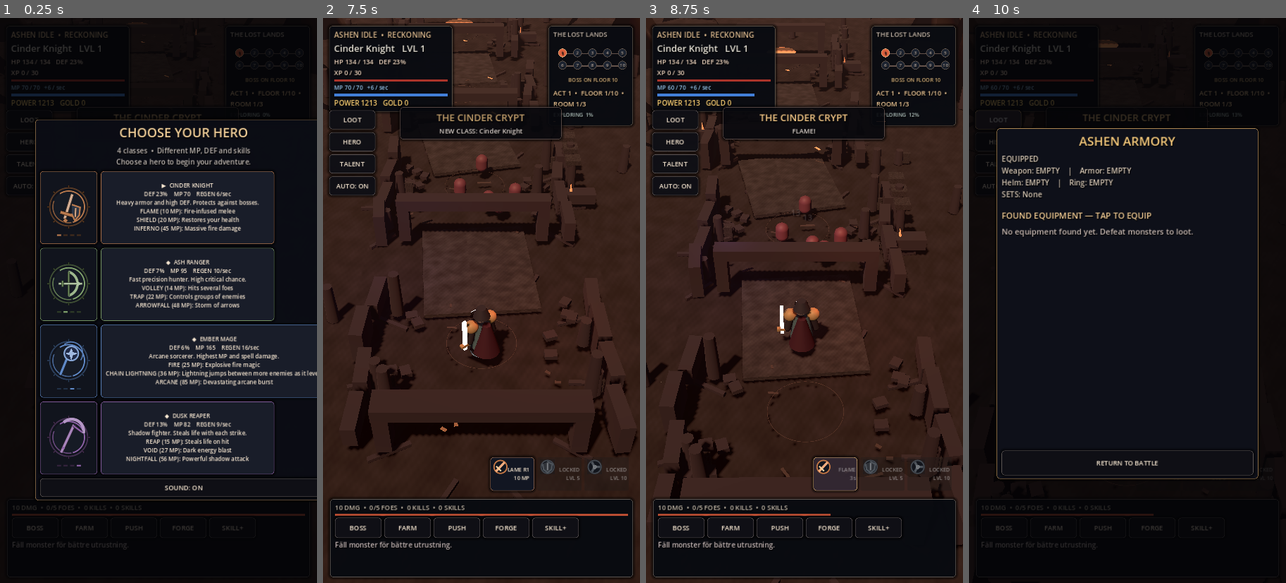
Above: before the commit, frames 1-4 (left to right).
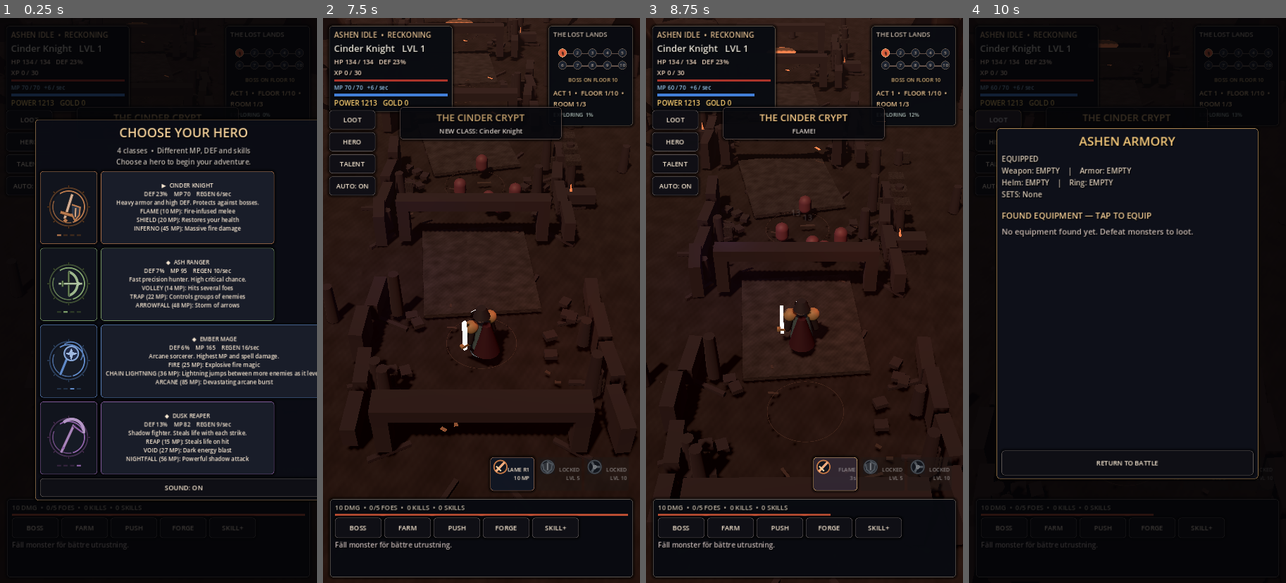
Above: after the commit, the same moments.

Repository: bananofil-wq/AshenIdle
Game: Godot game, scene res://scenes/main.tscn
Two runs of this game, one before a commit and one after it. Both use one fixed random seed, a clock stepped at 60 frames per second and the inputs below.
Inputs:
- Up to frame 1 (0.25 s): no input
- Up to frame 2 (7.5 s): click "LOOT" at 0.5 s; click "HERO" at 1.25 s; click "TALENT" at 2 s; click "AUTO: ON" at 2.75 s; click "BOSS" at 3.5 s; click "FARM" at 4.25 s; click "PUSH" at 5 s; click "FORGE" at 5.75 s; click "SKILL+" at 6.5 s; click "▶ CINDER KNIGHT DEF 23% MP 70…" at 7.25 s
- Up to frame 3 (8.75 s): click "FLAME R1 10 MP" at 8 s
- Up to frame 4 (10 s): click "LOOT" at 8.75 s; click "HERO" at 9.5 s

The runs differ from the first frame. In frame 2, 0.2% of the frame differs, in the area x 37-79%, y 0-74%; in frame 3, 0.3%, in the area x 4-81%, y 5-65%; in frame 4, less than 0.1%.

Commit message:
Fix class preview world isolation, correctly size insignia and balance overexposed biome lighting

Diff:
--- a/scripts/main.gd
+++ b/scripts/main.gd
@@ -686,6 +686,7 @@
         holder.add_child(viewport_holder)
         var preview_viewport := SubViewport.new()
         preview_viewport.size = Vector2i(216, 298)
+        preview_viewport.own_world_3d = true
         preview_viewport.transparent_bg = true
         preview_viewport.render_target_update_mode = SubViewport.UPDATE_WHEN_VISIBLE
         viewport_holder.add_child(preview_viewport)
@@ -694,6 +695,14 @@
             preview_viewport.add_child(preview_model)
             _fit_visual_model(preview_model, 2.6)
             preview_model.rotation.y = -0.38
+            _attach_hero_clips(preview_model)
+            for clip_node in preview_model.find_children("*", "AnimationPlayer", true, false):
+                var animation_player: AnimationPlayer = clip_node as AnimationPlayer
+                if animation_player != null:
+                    for clip in animation_player.get_animation_list():
+                        if str(clip).to_lower().contains("idle"):
+                            animation_player.play(str(clip))
+                            break
             var camera := Camera3D.new()
             camera.position = Vector3(2.65, 2.18, 4.65)
             camera.fov = 37.0
@@ -715,8 +724,9 @@
     emblem.set("class_id", class_id)
     emblem.set("accent", accent)
     if packed != null:
-        emblem.position = Vector2(71, 1)
-        emblem.size = Vector2(33, 42)
+        emblem.position = Vector2(66, 2)
+        emblem.size = Vector2(108, 149)
+        emblem.scale = Vector2(0.34, 0.34)
     else:
         emblem.size = Vector2(108, 149)
     emblem.mouse_filter = Control.MOUSE_FILTER_IGNORE
@@ -1111,11 +1121,11 @@
     scene.fog_enabled = true
     scene.fog_light_color = [Color("59423d"), Color("64879b"), Color("526851"), Color("48305e"), Color("704238")][next_biome]
     scene.fog_density = [0.009, 0.006, 0.004, 0.010, 0.008][next_biome]
-    scene.adjustment_brightness = [0.83, 0.96, 0.87, 0.77, 0.86][next_biome]
-    scene.adjustment_saturation = [0.79, 0.78, 0.96, 0.78, 0.99][next_biome]
+    scene.adjustment_brightness = [0.73, 0.72, 0.77, 0.70, 0.79][next_biome]
+    scene.adjustment_saturation = [0.78, 0.73, 0.84, 0.84, 0.92][next_biome]
     if key_sun != null:
         key_sun.light_color = [Color("ffbd88"), Color("c2e7ff"), Color("c3dda1"), Color("bc9aff"), Color("ffa16b")][next_biome]
-        key_sun.light_energy = [1.05, 1.13, 1.06, 0.88, 1.10][next_biome]
+        key_sun.light_energy = [0.86, 0.74, 0.88, 0.76, 0.95][next_biome]
     scene.ambient_light_color = [Color("677186"), Color("88b5c8"), Color("79a27a"), Color("805aa6"), Color("aa634b")][next_biome]
     if fire_light != null:
         fire_light.light_color = [Color("ff6332"), Color("8ee3ff"), Color("a4dc72"), Color("c376ff"), Color("ff6e30")][next_biome]
